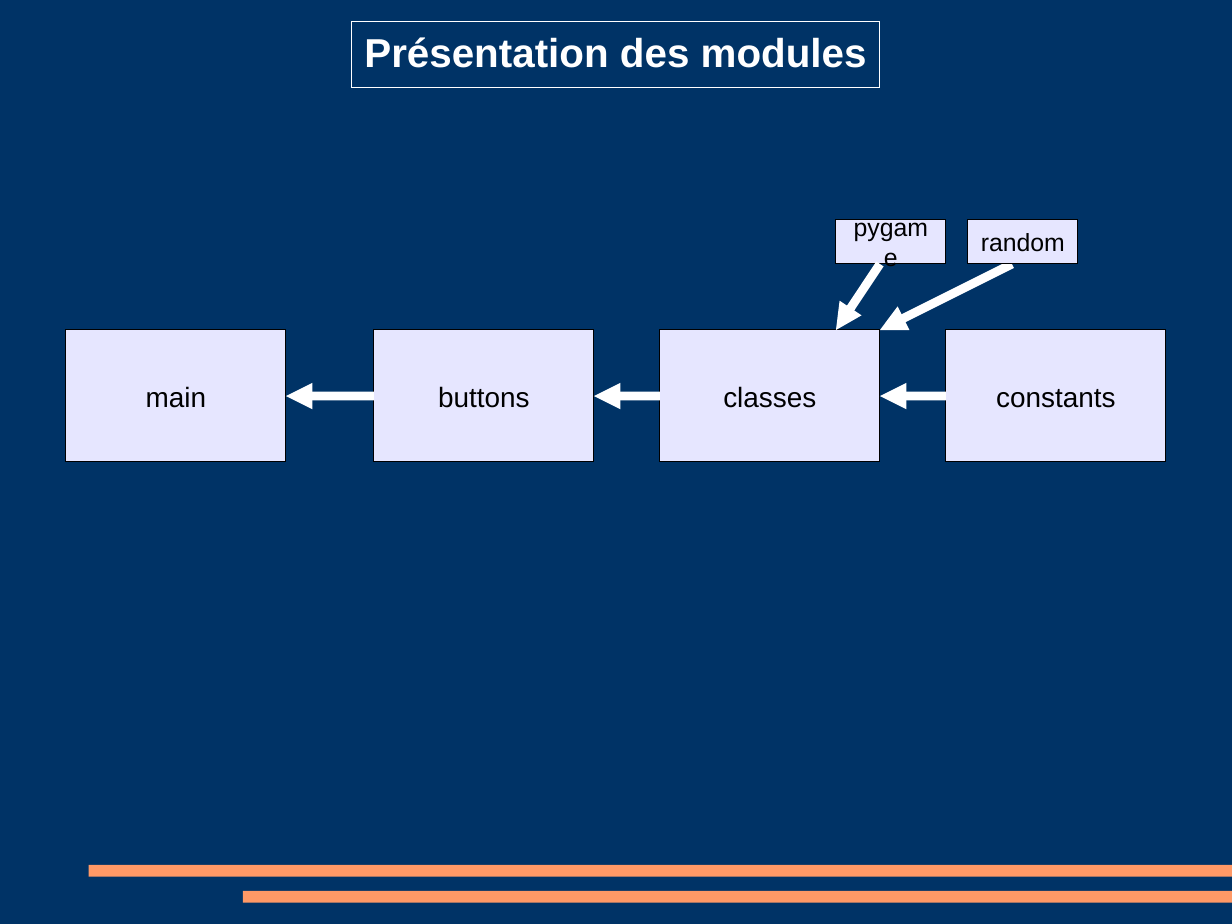
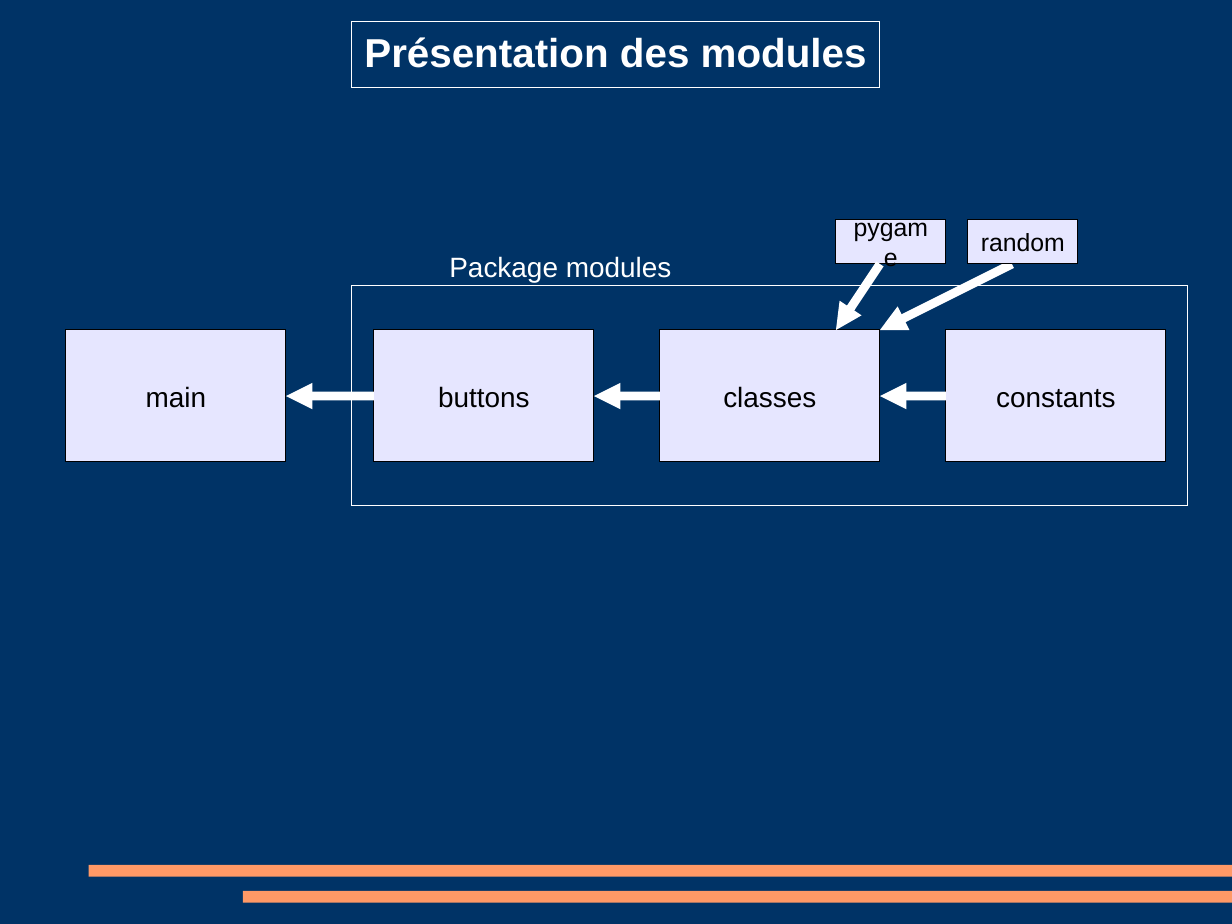
Before and after one commit to MassDo/Projet3, a slide deck: slide 4 of resources/Présentation/PrésentationProjet3.odp (slide 2 before the commit). Drawn at 1232x924 pixels with LibreOffice and Linux fonts; fonts in the diff are those of the drawing. Boxes give left, top, right and bottom in pixels: in the first picture for what was removed or moved away, otherwise in the second. Text is boxed around its words. In the diff, an @@ line names an element or a change of style, - is before the commit and + after.

```diff
--- a/resources/Présentation/PrésentationProjet3.odp
+++ b/resources/Présentation/PrésentationProjet3.odp
@@ text added at (449, 256, 672, 282), 18 pt, text #FFFFFF @@
+Package modules
@@ rectangle added at (352, 286, 1188, 506), outline #FFFFFF 0 pt @@
```
Also in this commit, not shown: 1 other slide changed, 3 slides added, 7 other files.
